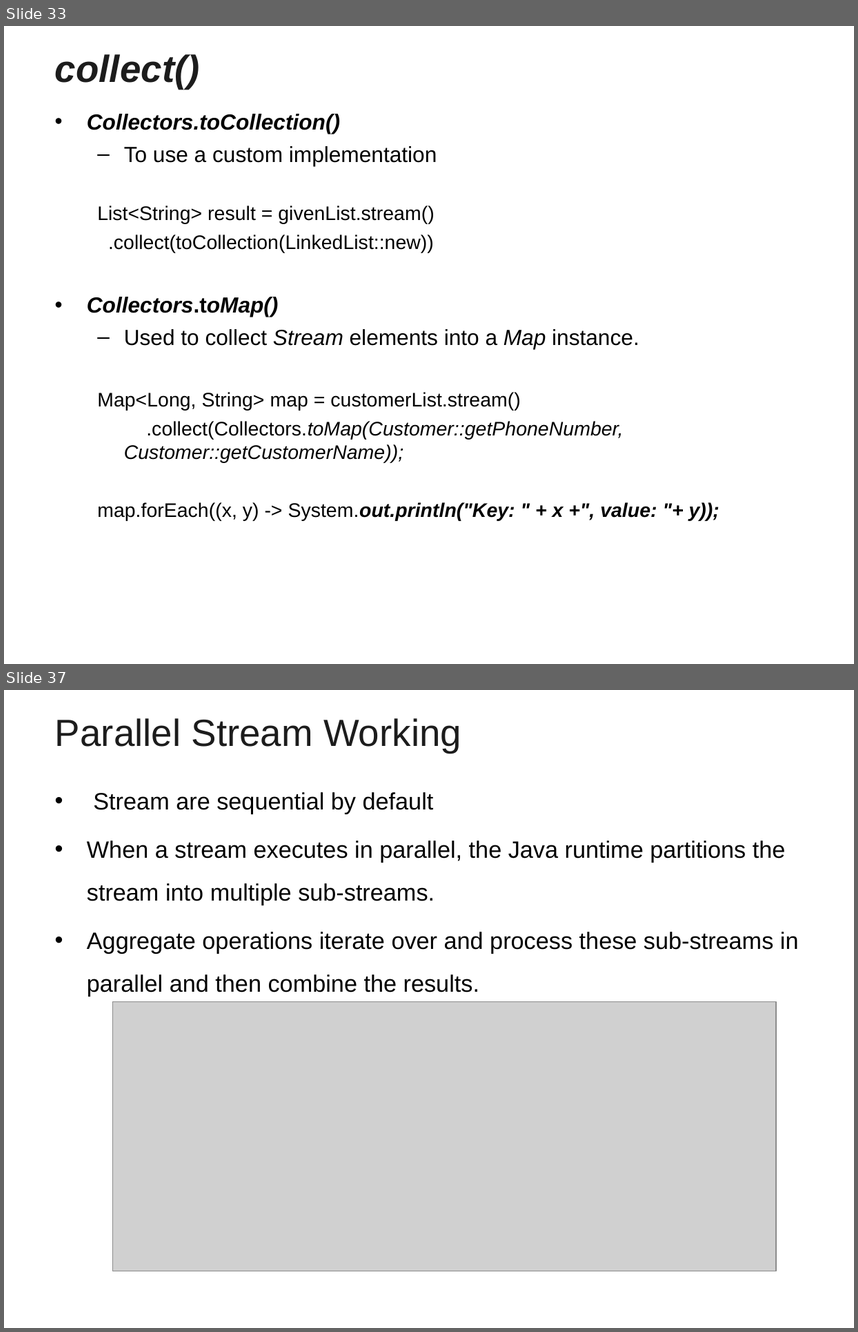
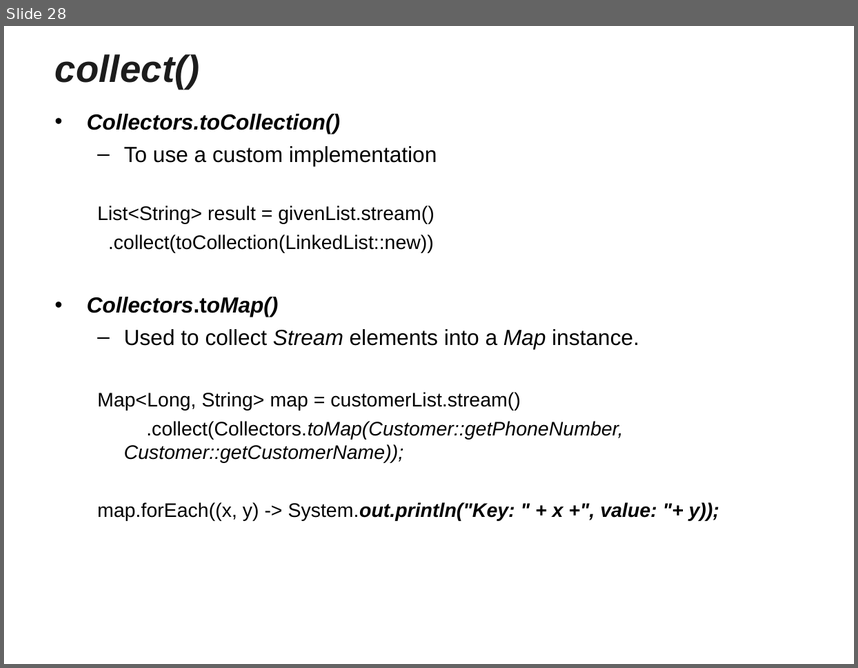
Before and after one commit to vatsanTraining/corejava, a slide deck: Streams_centuryLink.ppt. Shown one above the other, each under a label of ours: slides 33 and 37 before the commit, slide 28 after it; the slides between them are not shown. The pictures are 858x1332 and 858x668 pixels, drawn with LibreOffice and Linux fonts; fonts in the diff are those of the drawing; grey boxes stand for pictures; background and template pictures are left out. Boxes give left, top, right and bottom in pixels: in the first picture for what was removed or moved away, otherwise in the second. Text is boxed around its words. In the diff, an @@ line names an element or a change of style, - is before the commit and + after.

```diff
--- a/Streams_centuryLink.ppt
+++ b/Streams_centuryLink.ppt
@@ slide 37 removed at (x1=4, y1=690, x2=854, y2=1328), background picture (left out) @@
@@ title removed at (x1=55, y1=718, x2=461, y2=753) @@
-Parallel Stream Working
@@ text removed at (x1=87, y1=792, x2=799, y2=996) @@
-• Stream are sequential by default
-• When a stream executes in parallel, the Java runtime partitions the stream into multiple sub-streams.
-• Aggregate operations iterate over and process these sub-streams in parallel and then combine the results.
@@ picture removed at (x1=113, y1=1002, x2=776, y2=1272) @@
@@ what was slide 33 is now slide 28 @@
```
Also in this commit, not shown: 17 other slides removed.
